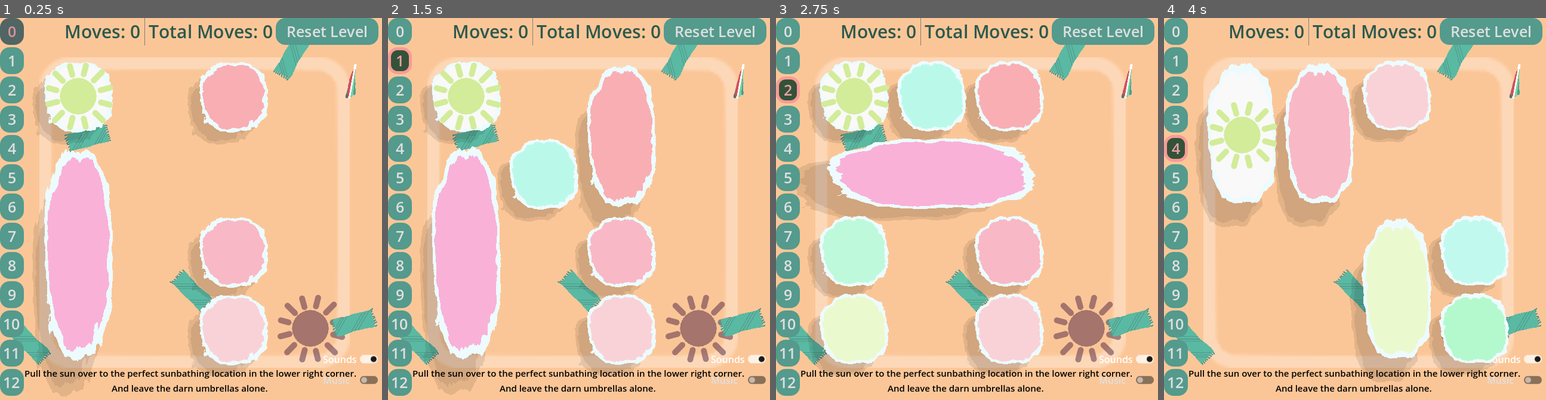
Above: before the commit, frames 1-4 (left to right).
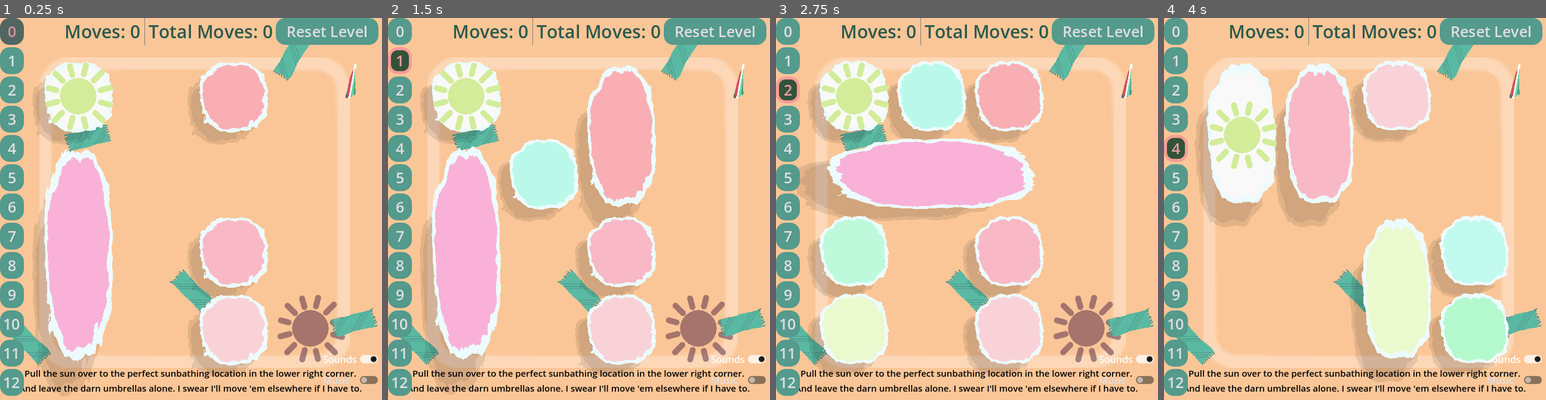
Above: after the commit, the same moments.

Repository: firelighted/comfyjam2026_slidingsun
Game: Godot game, scene res://scenes_scripts/main_2d.tscn
Same seed, same stepped clock (60 frames per second), same inputs: the game is played once before the commit and once after it. The engine's default icon, where the game draws it, is replaced by a stand-in: a white triangle on a blue panel in a dark square.
Inputs:
- Up to frame 1 (0.25 s): no input
- Up to frame 2 (1.5 s): click "0" at 0.5 s; click "1" at 1.25 s
- Up to frame 3 (2.75 s): click "2" at 2 s
- Up to frame 4 (4 s): click "3" at 2.75 s; click "4" at 3.5 s

The runs differ from the first frame. In frame 1, 0.8% of the frame differs, in the area x 5-95%, y 96-98%; in frame 2, 0.8%; in frame 3, 0.8%; in frame 4, 0.8%.

Commit message:
umbrella sfx

Diff:
--- a/block_manager.gd
+++ b/block_manager.gd
@@ -146,6 +146,7 @@
 @onready var deselected_sound = preload("res://audio/quick_boop.wav")
 @onready var break_block_sound = preload("res://audio/multiboop_convex.wav")
 @onready var won_sound = preload("res://audio/won_game_sfx.wav")
+@onready var umbrella_change_sound = preload("res://audio/woosh3.wav")
 
 var sfx_toggle : Node
 var bkgd_toggle : Node
@@ -248,12 +249,14 @@
 		if audio_sfx2 and audio_clip and sfx_toggle.button_pressed:
 			audio_sfx2.stream = audio_clip
 			audio_sfx2.play()
+			print("play1")
 			return
 
 
 	if audio_sfx and audio_clip and sfx_toggle.button_pressed:
 		audio_sfx.stream = audio_clip
 		audio_sfx.play()
+		print("play2")
 
 
 func _on_next_level_button_pressed() -> void:
@@ -728,5 +731,6 @@
 
 var wind_tiles_current_level = 0
 func _on_swap_wind_umbrella_started_move() -> void:
+	play_sound(umbrella_change_sound)
 	wind_tiles_current_level = (wind_tiles_current_level + 1) % len(breaker_tiles_levels)
 	spawn_breaker_markers()
--- a/scenes_scripts/ui_bkgd.tscn
+++ b/scenes_scripts/ui_bkgd.tscn
@@ -47,7 +47,7 @@
 offset_right = 632.0
 offset_bottom = 661.0
 text = "Pull the sun over to the perfect sunbathing location in the lower right corner.
-And leave the darn umbrellas alone. "
+And leave the darn umbrellas alone. I swear I'll move 'em elsewhere if I have to."
 label_settings = SubResource("LabelSettings_ivpb4")
 horizontal_alignment = 1
 autowrap_mode = 3
Not shown, added: audio/woosh.wav
Not shown, added: audio/woosh2.wav
Not shown, added: audio/woosh3.wav
